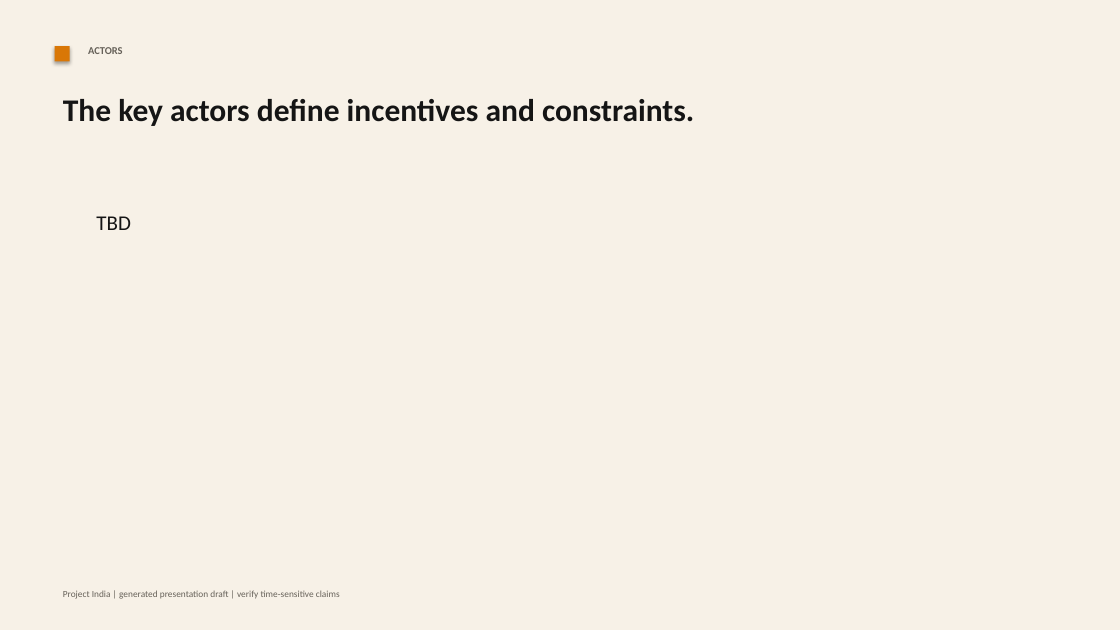
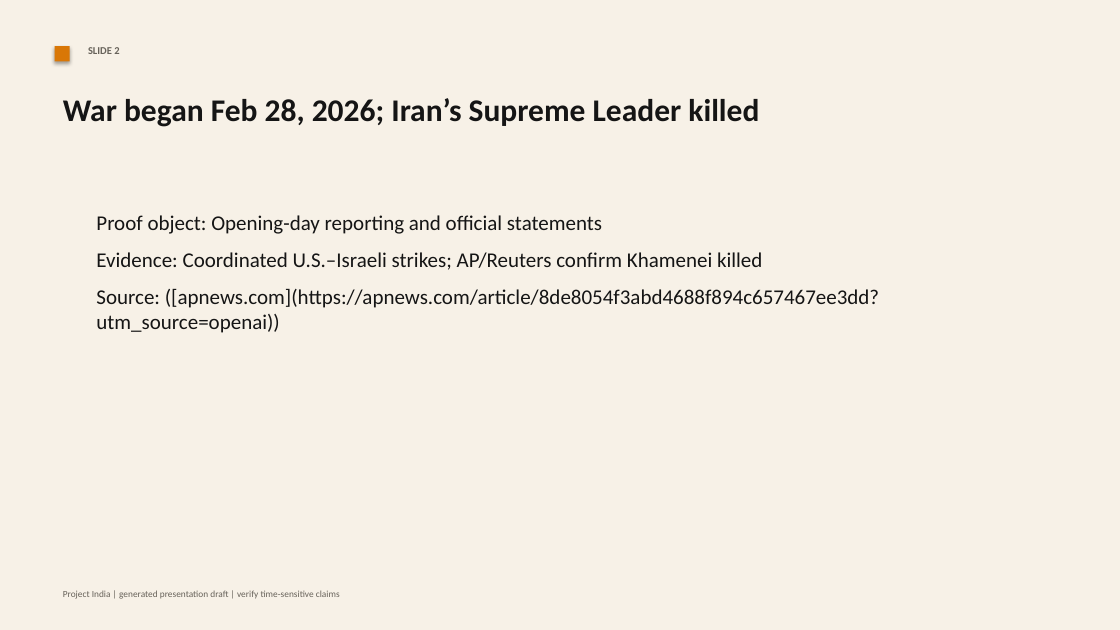
Before and after one commit to knirantar/Project-India, a slide deck: slide 3 of docs/presentations/us-iran-war-2026-generated-deck.pptx (slide 5 before the commit). Drawn at 1120x630 pixels with LibreOffice and Linux fonts; fonts in the diff are those of the drawing. Boxes give left, top, right and bottom in pixels: in the first picture for what was removed or moved away, otherwise in the second. Text is boxed around its words. In the diff, an @@ line names an element or a change of style, - is before the commit and + after.

```diff
--- a/docs/presentations/us-iran-war-2026-generated-deck.pptx
+++ b/docs/presentations/us-iran-war-2026-generated-deck.pptx
@@ text at (x1=88, y1=47, x2=119, y2=54): text changed @@
-ACTORS
+SLIDE 2
@@ text at (x1=63, y1=98, x2=759, y2=127): text changed @@
-The key actors define incentives and constraints.
+War began Feb 28, 2026; Iran’s Supreme Leader killed
@@ text at (x1=96, y1=215, x2=879, y2=333): text changed @@
-TBD
+Proof object: Opening-day reporting and official statements
+Evidence: Coordinated U.S.–Israeli strikes; AP/Reuters confirm Khamenei killed
+Source: ([apnews.com](https://apnews.com/article/8de8054f3abd4688f894c657467ee3dd?utm_source=openai))
```
Also in this commit, not shown: 8 other slides changed, 4 slides added, 6 other files.
